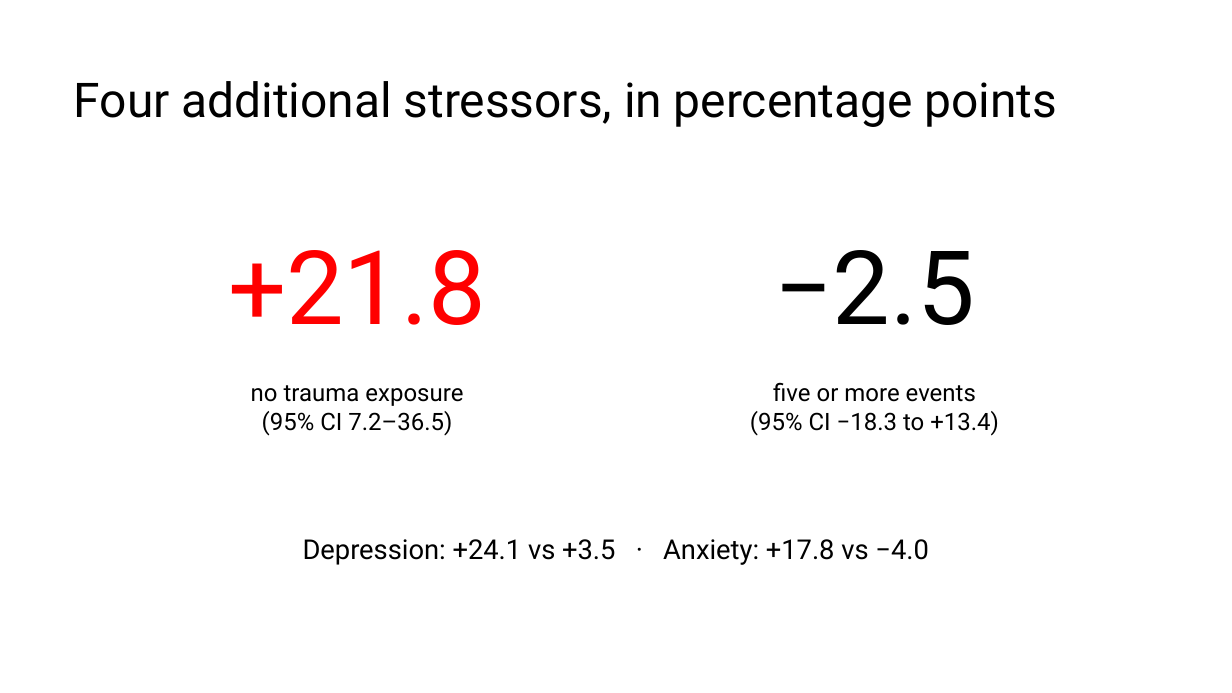
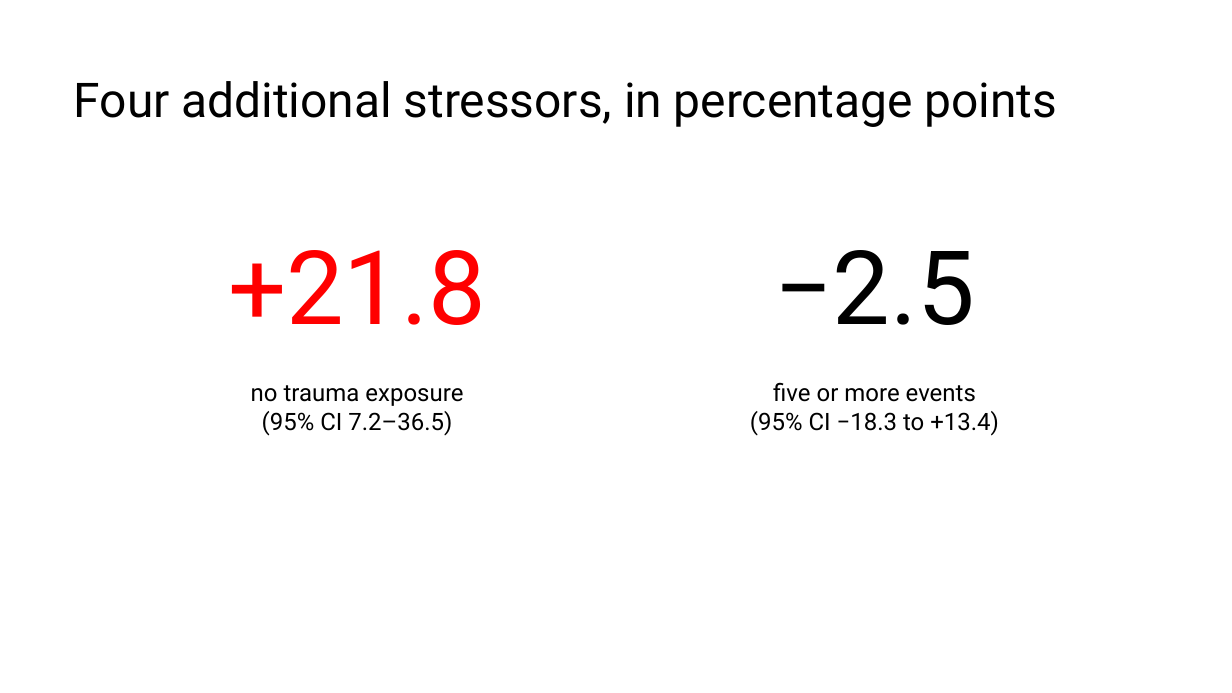
Before and after one commit to MrMoh19/speechify-personal, a slide deck: slide 15 of projects/marvin-stress-trauma/istss_trauma_saturation.pptx (slide 12 before the commit). Drawn at 1232x693 pixels with LibreOffice and Linux fonts; fonts in the diff are those of the drawing. Boxes give left, top, right and bottom in pixels: in the first picture for what was removed or moved away, otherwise in the second. Text is boxed around its words. In the diff, an @@ line names an element or a change of style, - is before the commit and + after.

```diff
--- a/projects/marvin-stress-trauma/istss_trauma_saturation.pptx
+++ b/projects/marvin-stress-trauma/istss_trauma_saturation.pptx
@@ text removed at (x1=303, y1=539, x2=928, y2=565) @@
-Depression: +24.1 vs +3.5 · Anxiety: +17.8 vs −4.0
```
Also in this commit, not shown: 5 other slides changed, 5 slides added, 1 slide removed, 1 other file.
